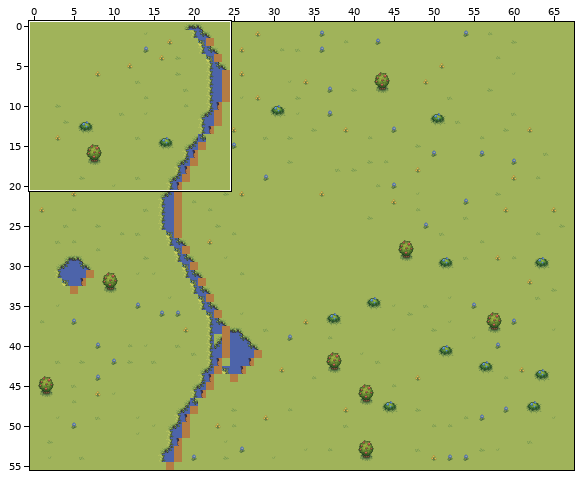
Level history. Tiled map (JSON): src/assets/tilemaps/generated/1-3.tmj. The picture above shows the old version from afar; the outline marks the close-up.
Close-up. As it was:
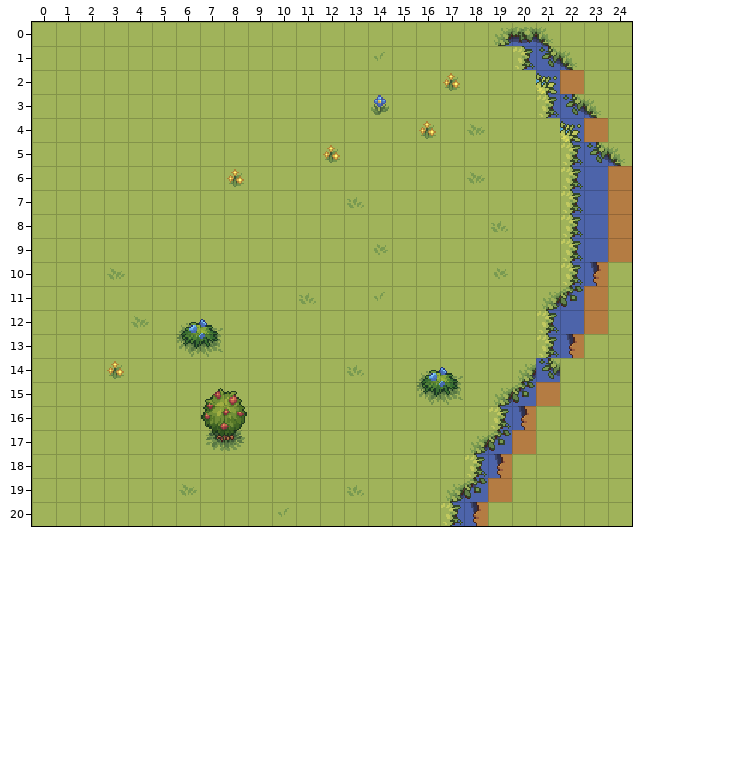
Cells are 16x16 px. Shown: x 0..24, y 0..20. The commit also changed other parts of the map, which this record leaves out.
The same view after the edit:
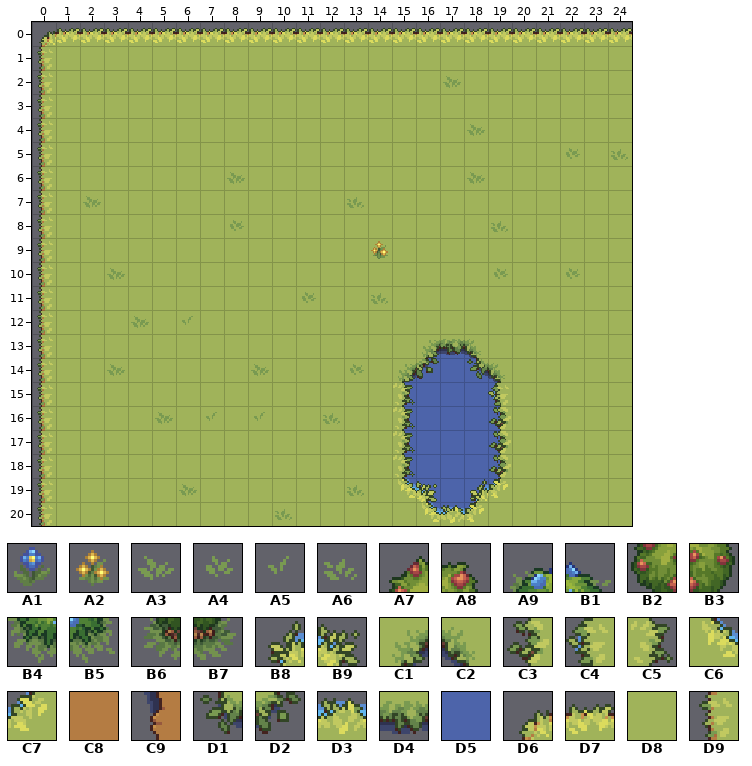
Key: from "Details": A1 120, A2 128, A3 156, A4 157, A5 160, A6 161; from "Trees_rocks": A7 163, A8 164, A9 165, B1 166, B2 179, B3 180, B4 181, B5 182, B6 195, B7 196; from "Water_coasts": B8 41, B9 43, C1 44, C2 45, C3 79, C4 80, C5 82, C6 83, C7 84, C8 92, C9 97, D1 119, D2 121, D3 159, D4 198; from "Water_detilazation": D5 0; from "ground_grasss": D6 24, D7 25, D8 55, D9 77.
__ is an empty cell.
Tiles replaced or removed in this view: A1, A2, A4, A5, A6, A7, A8, A9, B1, B2, B3, B4, B5, B6, B7, B9, C1, C2, C5, C8, C9, D1, D2, D4, D5, D8.
Change:
Changed rows in their new state; .. is an unchanged cell.
Layer "Base":
first column x 0:
 0 D6 D7 D7 D7 D7 D7 D7 D7 D7 D7 D7 D7 D7 D7 D7 D7 D7 D7 D7 D7 D7 D7 D7 D7 D7
 1 D9 .. .. .. .. .. .. .. .. .. .. .. .. .. .. .. .. .. .. .. D8 D8 D8 .. ..
 2 D9 .. .. .. .. .. .. .. .. .. .. .. .. .. .. .. .. .. .. .. .. D8 D8 .. ..
 3 D9 .. .. .. .. .. .. .. .. .. .. .. .. .. .. .. .. .. .. .. .. D8 D8 D8 ..
 4 D9 .. .. .. .. .. .. .. .. .. .. .. .. .. .. .. .. .. .. .. .. .. D8 D8 ..
 5 D9 .. .. .. .. .. .. .. .. .. .. .. .. .. .. .. .. .. .. .. .. .. D8 D8 D8
 6 D9 .. .. .. .. .. .. .. .. .. .. .. .. .. .. .. .. .. .. .. .. .. D8 D8 D8
 7 D9 .. .. .. .. .. .. .. .. .. .. .. .. .. .. .. .. .. .. .. .. .. D8 D8 D8
 8 D9 .. .. .. .. .. .. .. .. .. .. .. .. .. .. .. .. .. .. .. .. .. D8 D8 D8
 9 D9 .. .. .. .. .. .. .. .. .. .. .. .. .. .. .. .. .. .. .. .. .. D8 D8 D8
10 D9 .. .. .. .. .. .. .. .. .. .. .. .. .. .. .. .. .. .. .. .. .. D8 D8 ..
11 D9 .. .. .. .. .. .. .. .. .. .. .. .. .. .. .. .. .. .. .. .. D8 D8 D8 ..
12 D9 .. .. .. .. .. .. .. .. .. .. .. .. .. .. .. .. .. .. .. .. D8 D8 D8 ..
13 D9 .. .. .. .. .. .. .. .. .. .. .. .. .. .. .. D5 D5 D5 .. .. D8 D8 .. ..
14 D9 .. .. .. .. .. .. .. .. .. .. .. .. .. .. D5 D5 D5 D5 D5 D8 D8 .. .. ..
15 D9 .. .. .. .. .. .. .. .. .. .. .. .. .. .. D5 D5 D5 D5 .. D8 D8 .. .. ..
16 D9 .. .. .. .. .. .. .. .. .. .. .. .. .. .. D5 D5 D5 D5 .. D8 .. .. .. ..
17 D9 .. .. .. .. .. .. .. .. .. .. .. .. .. .. D5 D5 D5 .. .. D8 .. .. .. ..
18 D9 .. .. .. .. .. .. .. .. .. .. .. .. .. .. D5 D5 D5 .. .. .. .. .. .. ..
19 D9 .. .. .. .. .. .. .. .. .. .. .. .. .. .. D5 D5 .. .. .. .. .. .. .. ..
20 D9 .. .. .. .. .. .. .. .. .. .. .. .. .. .. .. D5 .. .. .. .. .. .. .. ..
Layer "Agua":
first column x 2:
 0 .. .. .. .. .. .. .. .. .. .. .. .. .. .. .. .. .. __ __ __ .. .. ..
 1 .. .. .. .. .. .. .. .. .. .. .. .. __ .. .. .. .. .. __ __ __ .. ..
 2 .. .. .. .. .. .. .. .. .. .. .. .. .. .. .. A3 .. .. .. __ __ .. ..
 3 .. .. .. .. .. .. .. .. .. .. .. .. __ .. .. .. .. .. .. __ __ __ ..
 4 .. .. .. .. .. .. .. .. .. .. .. .. .. .. __ .. .. .. .. .. __ __ ..
 5 .. .. .. .. .. .. .. .. .. .. __ .. .. .. .. .. .. .. .. .. A4 __ A6
 6 .. .. .. .. .. .. A3 .. .. .. .. .. .. .. .. .. .. .. .. .. __ .. __
 7 A3 .. .. .. .. .. .. .. .. .. .. .. .. .. .. .. .. .. .. .. __ .. __
 8 .. .. .. .. .. .. A4 .. .. .. .. .. .. .. .. .. .. .. .. .. __ .. __
 9 .. .. .. .. .. .. .. .. .. .. .. .. A2 .. .. .. .. .. .. .. __ .. __
10 .. .. .. .. .. .. .. .. .. .. .. .. .. .. .. .. .. .. .. .. A4 __ ..
11 .. .. .. .. .. .. .. .. .. A4 .. .. A6 .. .. .. .. .. .. __ __ __ ..
12 .. .. .. .. A5 __ .. .. .. .. .. .. .. .. .. .. .. .. .. __ .. __ ..
13 .. .. .. .. __ __ .. .. .. .. .. .. .. .. C1 D4 C2 .. .. __ __ .. ..
14 .. A3 .. .. .. .. .. A3 .. .. .. A4 .. C1 D2 __ D1 C2 __ __ .. .. ..
15 .. .. .. .. .. __ __ .. .. .. .. .. .. C5 __ __ .. C4 __ __ .. .. ..
16 .. .. .. A3 .. A5 __ A5 .. .. A6 .. .. C5 .. .. .. C3 __ .. .. .. ..
17 .. .. .. .. .. __ __ .. .. .. .. .. .. C5 .. .. __ C3 __ .. .. .. ..
18 .. .. .. .. .. .. .. .. .. .. .. .. .. C5 .. .. __ C3 .. .. .. .. ..
19 .. .. .. .. .. .. .. .. .. .. .. .. .. C6 B9 __ B8 C7 .. .. .. .. ..
20 .. .. .. .. .. .. .. .. A6 .. .. .. .. .. C6 D3 C7 .. .. .. .. .. ..
Boxes around the changes in both close-ups, in picture pixels (x1, y1, x2, y2):
changed: (32, 22, 632, 526)
